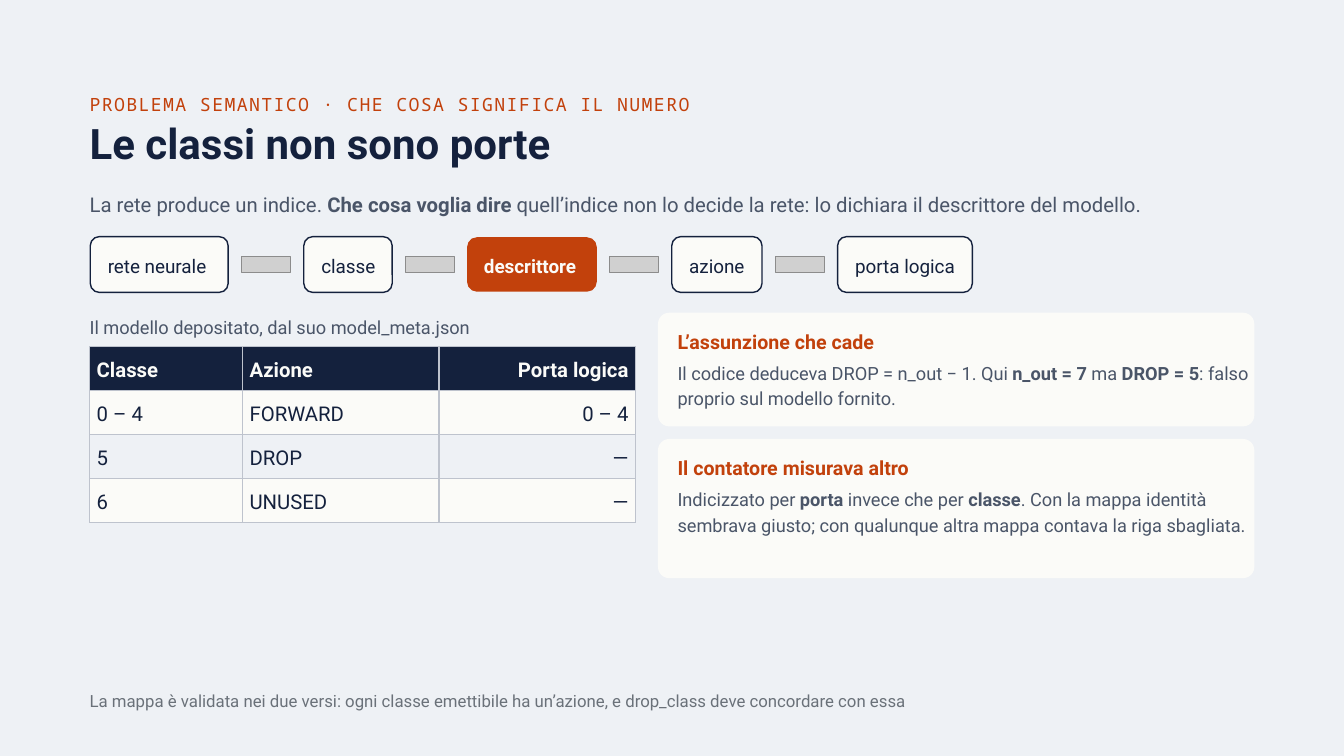
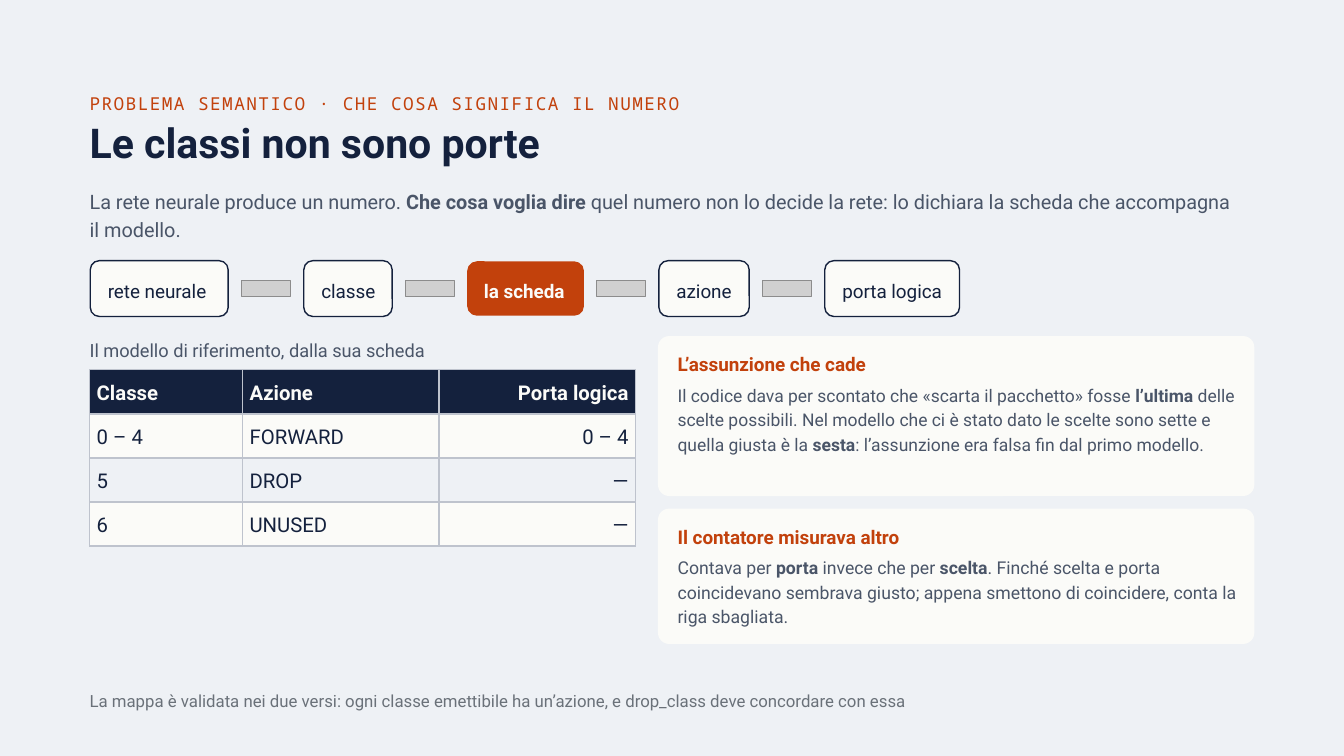
Before and after one commit to ettore-cantile/ipa_lab, a slide deck: slide 12 of docs/IPA eBPF — Implementazione e risultati.pptx. Drawn at 1344x756 pixels with LibreOffice and Linux fonts; fonts in the diff are those of the drawing; grey boxes stand for pictures. Boxes give left, top, right and bottom in pixels: in the first picture for what was removed or moved away, otherwise in the second. Text is boxed around its words. In the diff, an @@ line names an element or a change of style, - is before the commit and + after.

```diff
--- a/docs/IPA eBPF — Implementazione e risultati.pptx
+++ b/docs/IPA eBPF — Implementazione e risultati.pptx
@@ text "PROBLEMA SEMANTICO · CHE COSA ..." at <box>90,97,679,110</box>: size 13 to 12.7 pt; line spacing 18.2pt to 17.7pt @@
@@ text "Le classi non sono porte" at <box>90,127,540,167</box>: size 30 to 29.2 pt; line spacing 33pt to 32.2pt @@
@@ text at <box>90,194,1230,237</box>: text changed; size 14.5 to 14.2 pt @@
-La rete produce un indice. Che cosa voglia dire quell’indice non lo decide la rete: lo dichiara il descrittore del modello.
+La rete neurale produce un numero. Che cosa voglia dire quel numero non lo decide la rete: lo dichiara la scheda che accompagna il modello.
@@ 3 texts, 2 pictures, 2 rounded rectangles, 1 table: place and size @@
-3 texts, 2 pictures, 2 rounded rectangles, 1 table at <box>90,237,874,523</box>
+3 texts, 2 pictures, 2 rounded rectangles, 1 table at <box>90,261,866,546</box>
@@ rounded rectangle: place and size @@
-rounded rectangle at <box>467,237,597,291</box>
+rounded rectangle at <box>467,261,584,316</box>
@@ rounded rectangle: place and size @@
-rounded rectangle at <box>671,237,762,292</box>
+rounded rectangle at <box>659,261,750,317</box>
@@ 2 pictures, 1 text, 1 rounded rectangle: place and size @@
-2 pictures, 1 text, 1 rounded rectangle at <box>610,237,973,292</box>
+2 pictures, 1 text, 1 rounded rectangle at <box>597,261,960,317</box>
@@ text at <box>484,284,565,298</box>: text changed @@
-descrittore
+la scheda
@@ text "porta logica": place and size @@
-text "porta logica" at <box>855,259,955,277</box>
+text "porta logica" at <box>842,284,942,302</box>
@@ text at <box>90,343,425,360</box>: text changed @@
-Il modello depositato, dal suo model_meta.json
+Il modello di riferimento, dalla sua scheda
@@ rounded rectangle: place and size @@
-rounded rectangle at <box>658,313,1255,426</box>
+rounded rectangle at <box>658,336,1255,496</box>
@@ rounded rectangle at <box>658,336,1255,496</box>: proportions changed @@
@@ text "L’assunzione che cade" at <box>678,356,866,371</box>: size 14 to 13.5 pt; line spacing 16.8pt to 16.2pt @@
@@ text at <box>678,388,1235,455</box>: text changed; size 13 to 12.5 pt @@
-Il codice deduceva DROP = n_out − 1. Qui n_out = 7 ma DROP = 5: falso proprio sul modello fornito.
+Il codice dava per scontato che «scarta il pacchetto» fosse l’ultima delle scelte possibili. Nel modello che ci è stato dato le scelte sono sette e quella giusta è la sesta: l’assunzione era falsa fin dal primo modello.
@@ rounded rectangle at <box>658,509,1255,644</box>: proportions changed @@
@@ rounded rectangle: place and size @@
-rounded rectangle at <box>658,440,1255,579</box>
+rounded rectangle at <box>658,509,1255,644</box>
@@ text "Il contatore misurava altro" at <box>678,529,900,544</box>: size 14 to 13.5 pt; line spacing 16.8pt to 16.2pt @@
@@ text "Il contatore misurava altro": place and size @@
-text "Il contatore misurava altro" at <box>678,460,909,476</box>
+text "Il contatore misurava altro" at <box>678,529,900,544</box>
@@ text at <box>678,560,1236,627</box>: text changed; size 13 to 12.6 pt @@
-Indicizzato per porta invece che per classe. Con la mappa identità sembrava giusto; con qualunque altra mappa contava la riga sbagliata.
+Contava per porta invece che per scelta. Finché scelta e porta coincidevano sembrava giusto; appena smettono di coincidere, conta la riga sbagliata.
```
Also in this commit, not shown: 17 other slides changed, 8 slides added, 5 slides removed, 37 other files.
